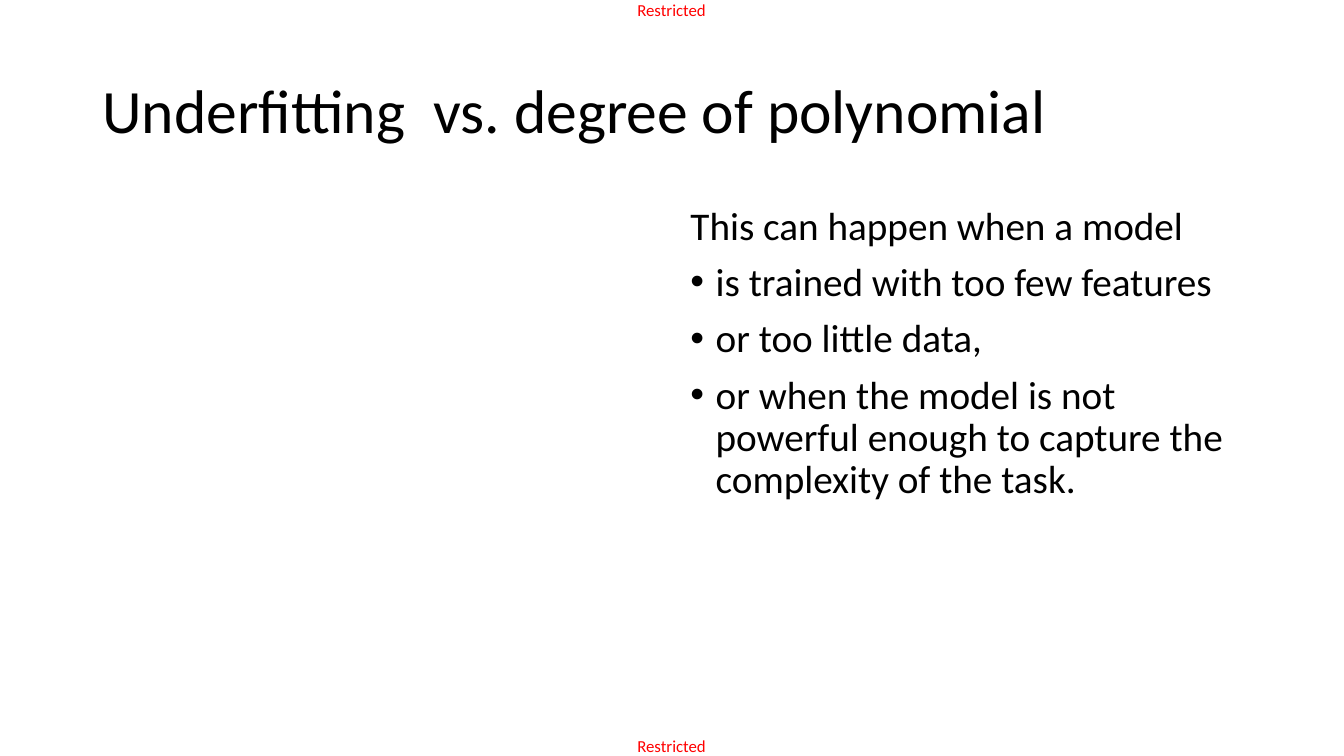
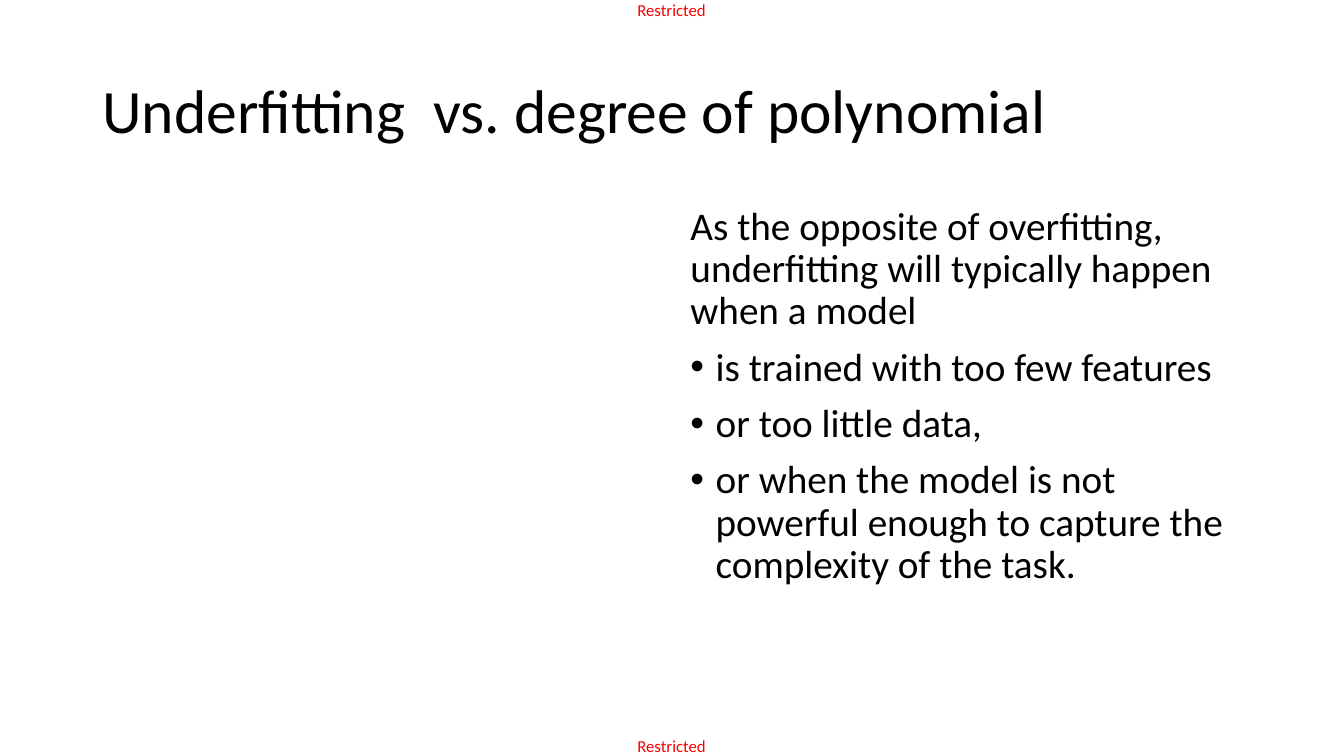
Before and after one commit to matthieudemari/SUTD_DL_50_039, a slide deck: slide 24 of W1/2. W1S2 final/W1S2.pptx (slide 25 before the commit). Drawn at 1344x756 pixels with LibreOffice and Linux fonts; fonts in the diff are those of the drawing; grey boxes stand for pictures. Boxes give left, top, right and bottom in pixels: in the first picture for what was removed or moved away, otherwise in the second. Text is boxed around its words. In the diff, an @@ line names an element or a change of style, - is before the commit and + after.

```diff
--- a/W1/2. W1S2 final/W1S2.pptx
+++ b/W1/2. W1S2 final/W1S2.pptx
@@ text at (690, 212, 1211, 325): text changed @@
-This can happen when a model
+As the opposite of overfitting, underfitting will typically happen when a model
```
Also in this commit, not shown: 12 other slides changed, 1 slide added, 1 slide removed, 8 other files.
